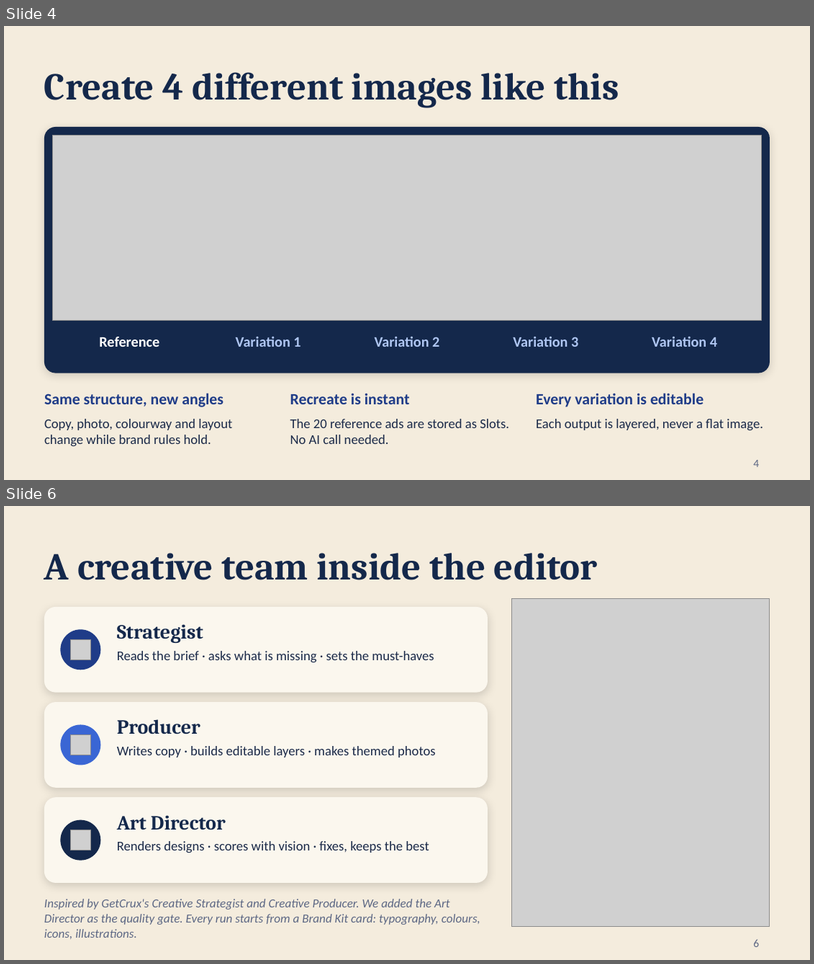
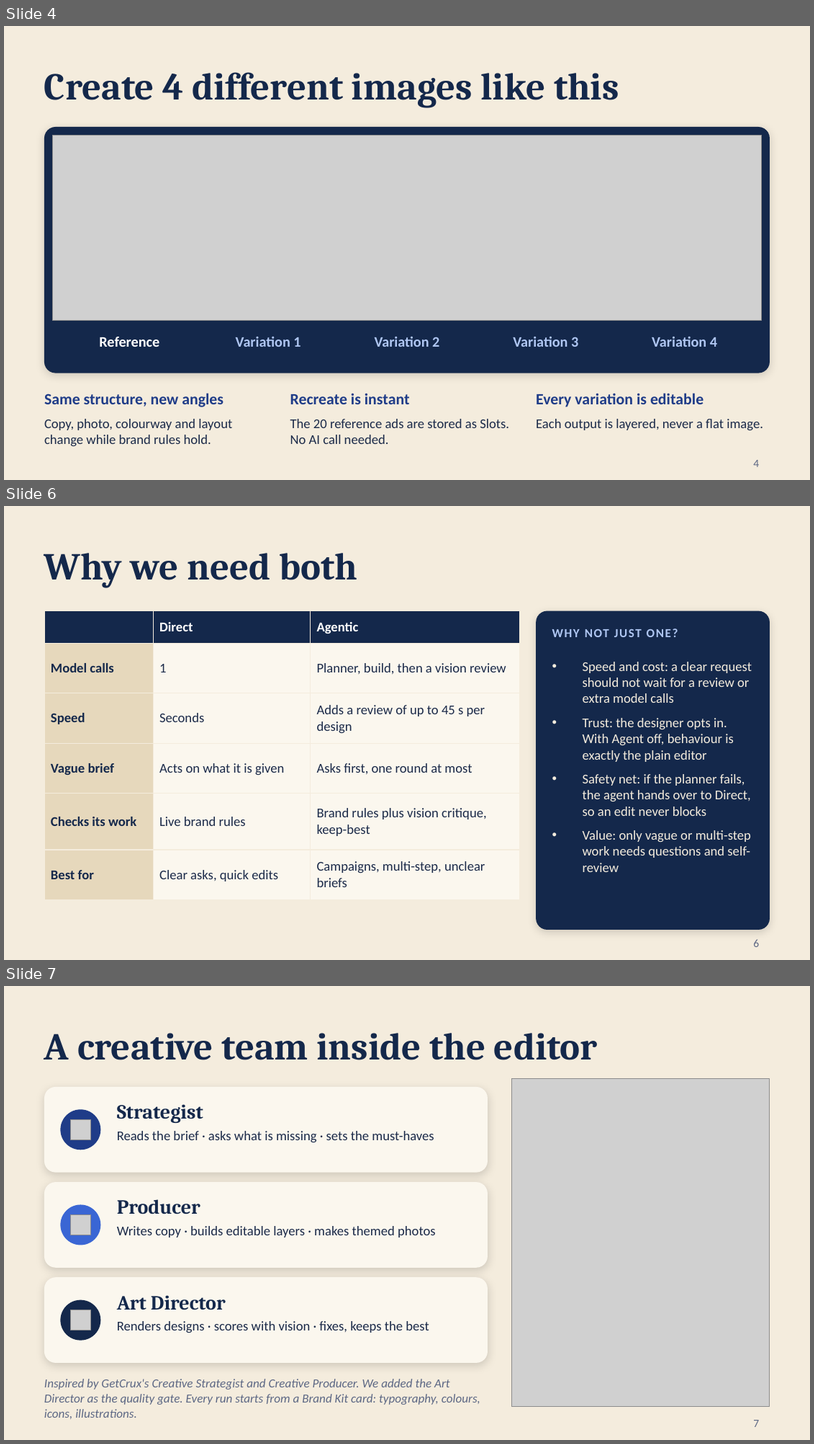
Before and after one commit to sreekarp/crux-ad-editor, a slide deck: docs/Xero-Copilot-Blue-Beige.pptx. Shown one above the other, each under a label of ours: slides 4 and 6 before the commit, slides 4, 6 and 7 after it; the slides between them are not shown. The pictures are 814x964 and 814x1444 pixels, drawn with LibreOffice and Linux fonts; fonts in the diff are those of the drawing; grey boxes stand for pictures. Boxes give left, top, right and bottom in pixels: in the first picture for what was removed or moved away, otherwise in the second. Text is boxed around its words. In the diff, an @@ line names an element or a change of style, - is before the commit and + after.

```diff
--- a/docs/Xero-Copilot-Blue-Beige.pptx
+++ b/docs/Xero-Copilot-Blue-Beige.pptx
@@ slide 6 added at <box>4,506,810,960</box>, background #F4ECDD @@
@@ text added at <box>44,553,358,588</box>, 34 pt, text #14284B, bold @@
+Why we need both
@@ table added at <box>44,611,520,900</box>, 6 rows, 3 columns @@
+ | Direct | Agentic
+Model calls | 1 | Planner, build, then a vision review
+Speed | Seconds | Adds a review of up to 45 s per design
+Vague brief | Acts on what it is given | Asks first, one round at most
+Checks its work | Live brand rules | Brand rules plus vision critique, keep-best
+Best for | Clear asks, quick edits | Campaigns, multi-step, unclear briefs
@@ rounded rectangle added at <box>536,611,770,929</box>, fill #14284B @@
@@ text added at <box>553,628,679,637</box>, 11 pt, text #AFC6F2, bold @@
+WHY NOT JUST ONE?
@@ text added at <box>583,662,752,872</box>, 12 pt, text #F4ECDD @@
+• Speed and cost: a clear request should not wait for a review or extra model calls
+• Trust: the designer opts in. With Agent off, behaviour is exactly the plain editor
+• Safety net: if the planner fails, the agent hands over to Direct, so an edit never blocks
+• Value: only vague or multi-step work needs questions and self-review
@@ page number added at <box>754,939,759,947</box>, 10 pt, text #5C6784 @@
+6
@@ what was slide 6 is now slide 7 @@
@@ page number at <box>754,1419,759,1427</box>: text changed @@
-6
+7
```
Also in this commit, not shown: 1 other slide added, 1 slide removed, 19 other files.
